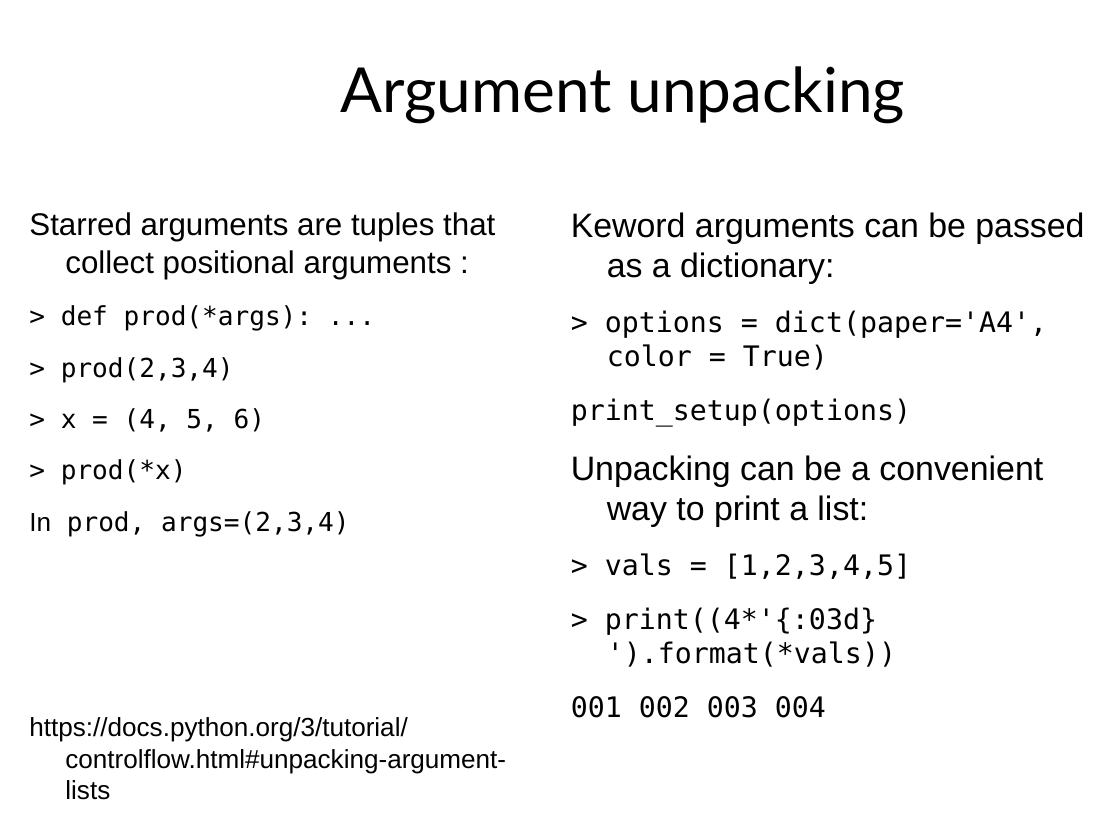
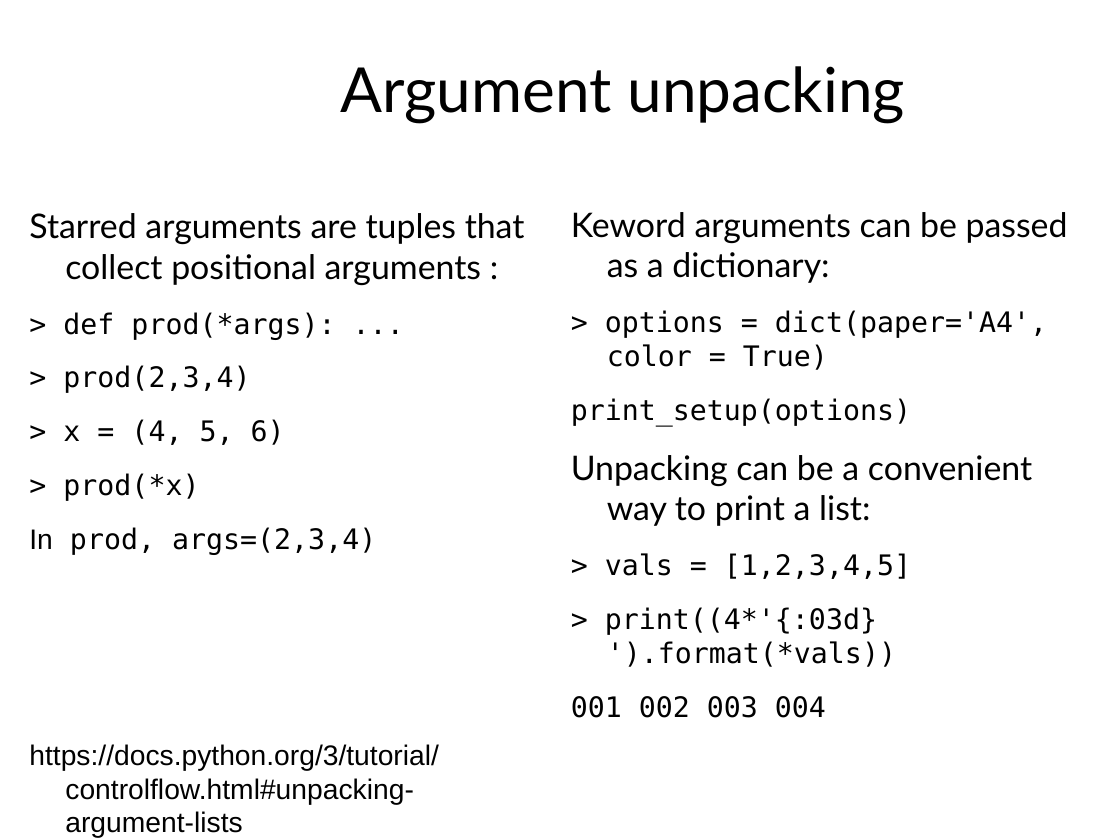
Before and after one commit to rcrehuet/Python_for_scientists_2023, a slide deck: slide 92 of slides/curs_python.odp. Drawn at 1120x840 pixels with LibreOffice and Linux fonts; fonts in the diff are those of the drawing. Boxes give left, top, right and bottom in pixels: in the first picture for what was removed or moved away, otherwise in the second. Text is boxed around its words. In the diff, an @@ line names an element or a change of style, - is before the commit and + after.

```diff
--- a/slides/curs_python.odp
+++ b/slides/curs_python.odp
@@ text "Starred arguments are tuples that ..." at (x1=29, y1=213, x2=525, y2=804): size 22.2 to 24 pt, font Arial to Lato in "Starred arguments are tuples that collect positional ..."; size 18.5 to 20 pt in "> def prod(*args): ...", "> prod(2,3,4)", "> x = (4, 5, 6)", "> prod(*x)" and 2 more places @@
@@ text at (x1=571, y1=212, x2=1068, y2=526): font Arial to Lato in "Keword arguments can be passed as a ...", "Unpacking can be a convenient way to ..." @@
```
Also in this commit, not shown: 42 other slides changed, 9 slides added, 4 slides removed, 1 other file.
